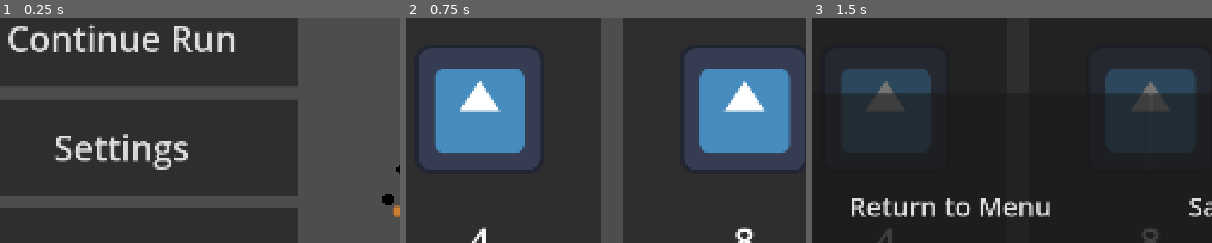
Above: before the commit, frames 1-3 (left to right).
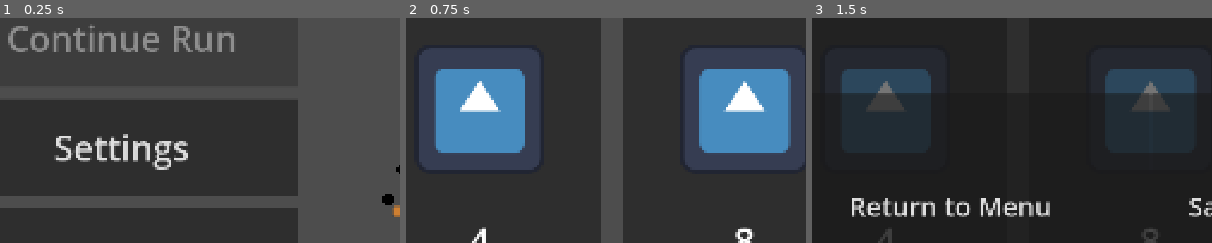
Above: after the commit, the same moments.

Repository: LicasBenjamin/PlinkoMerge
Game: Godot game, scene res://Scenes/MainMenu.tscn
Two runs of this game, one before a commit and one after it. Both use one fixed random seed, a clock stepped at 60 frames per second and the inputs below. The engine's default icon, where the game draws it, is replaced by a stand-in: a white triangle on a blue panel in a dark square.
Inputs (mouse positions are % of the whole screen's width and height, from its top left):
- Up to frame 1 (0.25 s): no input
- Up to frame 2 (0.75 s): click "Start New Run" at 0.5 s
- Up to frame 3 (1.5 s): click (98, 4) at 1.25 s
The pictures show only the part of the screen within x 8-58%, y 33-83%; the shares and areas given below are measured in that part.

The runs differ from the first frame. In frame 1, 2.3% of the frame differs, in the area x 2-59%, y 3-16%; in frame 2, nothing differs; in frame 3, nothing differs.

Commit message:
Finished Saving and Loading
Made it so the saved data can be loaded and that the continue run button works to do that. Did a few other bug fixes with it too but will probably need a couple rehauls later on.

Diff:
--- a/Scenes/MainMenu.tscn
+++ b/Scenes/MainMenu.tscn
@@ -41,6 +41,7 @@
 layout_mode = 2
 size_flags_vertical = 3
 theme_override_font_sizes/font_size = 84
+disabled = true
 text = "Continue Run"
 
 [node name="SettingButton" type="Button" parent="UICanvas/Base/MarginContainer/VBoxContainer" unique_id=283136154]
@@ -60,4 +61,5 @@
 scale = Vector2(1.5, 1.5)
 
 [connection signal="pressed" from="UICanvas/Base/MarginContainer/VBoxContainer/StartButton" to="." method="on_start_button_pressed"]
+[connection signal="pressed" from="UICanvas/Base/MarginContainer/VBoxContainer/ContinueButton" to="." method="_on_continue_button_pressed"]
 [connection signal="pressed" from="UICanvas/Base/MarginContainer/VBoxContainer/QuitButton" to="." method="on_quit_button_pressed"]
--- a/Scenes/enemy_selection.gd
+++ b/Scenes/enemy_selection.gd
@@ -4,13 +4,17 @@
 	$MarginContainer/VBoxContainer/HBoxContainer/EnemyOptionEasy.connect("enemy_selected", on_enemy_selected)
 	$MarginContainer/VBoxContainer/HBoxContainer/EnemyOptionMedium.connect("enemy_selected", on_enemy_selected)
 	$MarginContainer/VBoxContainer/HBoxContainer/EnemyOptionHard.connect("enemy_selected", on_enemy_selected)
-
+	GameManager.round_ended.connect(on_round_ended)
+	if GameManager.loaded:
+		$MarginContainer/VBoxContainer/HBoxContainer/EnemyOptionEasy.set_target(GameManager.enemy_1_value)
+		$MarginContainer/VBoxContainer/HBoxContainer/EnemyOptionMedium.set_target(GameManager.enemy_2_value)
+		$MarginContainer/VBoxContainer/HBoxContainer/EnemyOptionHard.set_target(GameManager.enemy_3_value)
 
 func on_enemy_selected(enemy: EnemyData):
 	GameManager.start_round(enemy)
-	GameManager.set_enemies($MarginContainer/VBoxContainer/HBoxContainer/EnemyOptionEasy.get_target(), $MarginContainer/VBoxContainer/HBoxContainer/EnemyOptionMedium.get_target(), $MarginContainer/VBoxContainer/HBoxContainer/EnemyOptionHard.get_target())
 
-func next_round_button_pressed():
+func on_round_ended():
 	$MarginContainer/VBoxContainer/HBoxContainer/EnemyOptionEasy.scale_enemy()
 	$MarginContainer/VBoxContainer/HBoxContainer/EnemyOptionMedium.scale_enemy()
 	$MarginContainer/VBoxContainer/HBoxContainer/EnemyOptionHard.scale_enemy()
+	GameManager.set_enemies($MarginContainer/VBoxContainer/HBoxContainer/EnemyOptionEasy.get_target(), $MarginContainer/VBoxContainer/HBoxContainer/EnemyOptionMedium.get_target(), $MarginContainer/VBoxContainer/HBoxContainer/EnemyOptionHard.get_target())
--- a/Scenes/game_over_menu.gd
+++ b/Scenes/game_over_menu.gd
@@ -8,3 +8,15 @@
 func on_lost_game():
 	visible = true
 	pause_button.visible = false
+
+func on_main_menu_button_pressed():
+	GameManager.quit_game()
+	var config = ConfigFile.new()
+	config.set_value("player", "coins", Currency.coin)
+	#Saving in the middle of a game resets to before that round
+	config.set_value("player", "current_round", GameManager.current_round if GameManager.current_state == GameManager.State.Idle else GameManager.current_round - 1)
+	config.set_value("enemy", "enemy_1", GameManager.enemy_1_value)
+	config.set_value("enemy", "enemy_2", GameManager.enemy_2_value)
+	config.set_value("enemy", "enemy_3", GameManager.enemy_3_value)
+	config.save("user://save.cfg")
+	get_tree().change_scene_to_file("res://Scenes/MainMenu.tscn")
--- a/Scenes/main_menu.gd
+++ b/Scenes/main_menu.gd
@@ -4,23 +4,15 @@
 	var config = ConfigFile.new()
 	var err = config.load("user://save.cfg")
 	var text = ""
+	var save_round
 	if err == OK:
-		text += "Coins: " + str(config.get_value("player", "coins", 0))
-		text += "\nCurrent Round: " + str(config.get_value("player", "current_round", 0))
-		text += "\nEnemy 1 Value: " + str(config.get_value("enemy", "enemy_1", -1))
-		text += "\nEnemy 2 Value: " + str(config.get_value("enemy", "enemy_2", -1))
-		text += "\nEnemy 3 Value: " + str(config.get_value("enemy", "enemy_3", -1))
+		save_round = config.get_value("player", "current_round", 0)
+		if save_round != 0:
+			$UICanvas/Base/MarginContainer/VBoxContainer/ContinueButton.disabled = false
 	else:
 		text += "No save file found"
 	print(text)
 	pass
-
-#func load_data():
-#	var config = ConfigFile.new()
-#	var err = config.load("user://save.cfg")
-#	if err == OK:
-#		coins = config.get_value("player", "coins", 0)
-#		highest_round = config.get_value("player", "highest_round", 1)
 
 func on_start_button_pressed():
 	get_tree().change_scene_to_file("res://Scenes/main_scene.tscn")
@@ -28,3 +20,30 @@
 
 func on_quit_button_pressed():
 	get_tree().quit()
+
+
+func _on_continue_button_pressed():
+	var config = ConfigFile.new()
+	var err = config.load("user://save.cfg")
+	var text = ""
+	var save_coin
+	var save_round
+	var save_enemy1
+	var save_enemy2
+	var save_enemy3
+	if err == OK:
+		save_coin = config.get_value("player", "coins", 0)
+		text += "Coins: " + str(save_coin)
+		save_round = config.get_value("player", "current_round", 0)
+		text += "\nCurrent Round: " + str(save_round)
+		save_enemy1 = config.get_value("enemy", "enemy_1", -1)
+		text += "\nEnemy 1 Value: " + str(save_enemy1)
+		save_enemy2 = config.get_value("enemy", "enemy_2", -1)
+		text += "\nEnemy 2 Value: " + str(save_enemy2)
+		save_enemy3 = config.get_value("enemy", "enemy_3", -1)
+		text += "\nEnemy 3 Value: " + str(save_enemy3)
+		GameManager.load_save(save_coin, save_round, save_enemy1, save_enemy2, save_enemy3)
+	else:
+		text += "No save file found"
+	print(text)
+	get_tree().change_scene_to_file("res://Scenes/main_scene.tscn")
--- a/Scenes/main_scene.tscn
+++ b/Scenes/main_scene.tscn
@@ -399,13 +399,12 @@
 [connection signal="pressed" from="Camera2D/OverlayUI/PauseBackground/VBoxContainer/HBoxContainer/MainMenuButton" to="Camera2D/OverlayUI/PauseBackground" method="return_to_menu"]
 [connection signal="pressed" from="Camera2D/OverlayUI/PauseBackground/VBoxContainer/HBoxContainer/SaveAndQuitButton" to="Camera2D/OverlayUI/PauseBackground" method="save_and_quit"]
 [connection signal="pressed" from="Camera2D/OverlayUI/PauseButton" to="Camera2D/OverlayUI/PauseBackground" method="toggle_pause_menu"]
-[connection signal="pressed" from="Camera2D/OverlayUI/GameOverBackground/VBoxContainer/HBoxContainer/MainMenuButton" to="Camera2D/OverlayUI/PauseBackground" method="return_to_menu"]
+[connection signal="pressed" from="Camera2D/OverlayUI/GameOverBackground/VBoxContainer/HBoxContainer/MainMenuButton" to="Camera2D/OverlayUI/GameOverBackground" method="on_main_menu_button_pressed"]
 [connection signal="pressed" from="Spawner/coin_drop_button" to="Spawner" method="_on_drop_coin_button_pressed"]
 [connection signal="timeout" from="Spawner/coin_drop_button/Timer" to="Spawner/coin_drop_button" method="_on_timer_timeout"]
 [connection signal="update_coin" from="UI/Inventory" to="Spawner" method="_update_coin"]
 [connection signal="pressed" from="UI/Shop_Button" to="Camera2D" method="shop_button_pressed"]
 [connection signal="pressed" from="UI/Next_Round_Button" to="Camera2D" method="next_round_button_pressed"]
-[connection signal="pressed" from="UI/Next_Round_Button" to="UI/EnemySelection" method="next_round_button_pressed"]
 [connection signal="pressed" from="UI/EnemySelection/MarginContainer/VBoxContainer/HBoxContainer/EnemyOptionEasy" to="Camera2D" method="select_button_pressed"]
 [connection signal="pressed" from="UI/EnemySelection/MarginContainer/VBoxContainer/HBoxContainer/EnemyOptionMedium" to="Camera2D" method="select_button_pressed"]
 [connection signal="pressed" from="UI/EnemySelection/MarginContainer/VBoxContainer/HBoxContainer/EnemyOptionHard" to="Camera2D" method="select_button_pressed"]
--- a/Scenes/pause_menu.gd
+++ b/Scenes/pause_menu.gd
@@ -4,6 +4,7 @@
 	visible = false if visible else true
 
 func return_to_menu():
+	GameManager.quit_game()
 	get_tree().change_scene_to_file("res://Scenes/MainMenu.tscn")
 
 func save_and_quit():
@@ -16,6 +17,7 @@
 	config.set_value("enemy", "enemy_2", GameManager.enemy_2_value)
 	config.set_value("enemy", "enemy_3", GameManager.enemy_3_value)
 	config.save("user://save.cfg")
+	GameManager.quit_game()
 	get_tree().change_scene_to_file("res://Scenes/MainMenu.tscn")
 
 #func save_data():
--- a/Scripts/Game_Manager.gd
+++ b/Scripts/Game_Manager.gd
@@ -40,6 +40,8 @@
 var enemy_1_value
 var enemy_2_value
 var enemy_3_value
+#Loaded Save
+var loaded = false
 
 ##Global Functions
 #Start Round
@@ -75,18 +77,42 @@
 
 	if(current_score >= target_score):
 		end_round()
-	if(chips_dropping == 0 && current_score < target_score):
+	if(chips_dropping == 0 && remaining_chips == 0 && current_score < target_score):
 		notify_loss.emit()
 
 func request_chip():
+	print(str(remaining_chips))
 	if remaining_chips == 0:
 		return false
 	remaining_chips -= 1
 	chips_dropping += 1
 	chip_spawned.emit()
+	if remaining_chips == 0:
+		return false
 	return true
 
 func set_enemies(enemy_1, enemy_2, enemy_3):
 	enemy_1_value = enemy_1
 	enemy_2_value = enemy_2
 	enemy_3_value = enemy_3
+
+func quit_game():
+	current_round = 0
+	current_state = State.Idle
+	current_score = 0
+	target_score = 1
+	remaining_chips = total_chips
+	chips_dropping = 0
+	enemy_1_value = -1
+	enemy_2_value = -1
+	enemy_3_value = -1
+	Currency.coin = 0
+	loaded = false
+
+func load_save(saved_coins, saved_round, enemy1, enemy2, enemy3):
+	Currency.coin = saved_coins
+	current_round = saved_round
+	enemy_1_value = enemy1
+	enemy_2_value = enemy2
+	enemy_3_value = enemy3
+	loaded = true
--- a/Scripts/camera_movement.gd
+++ b/Scripts/camera_movement.gd
@@ -5,6 +5,8 @@
 
 func _ready():
 	GameManager.round_ended.connect(on_round_ended)
+	if GameManager.loaded:
+		position.y = 544
 
 func _go_to_shop():
 	$AnimationPlayer.play("move_to_shop")
--- a/Scripts/currency.gd
+++ b/Scripts/currency.gd
@@ -1,6 +1,6 @@
 extends Node
 
-var coins ={
+var coins : Dictionary ={
 	"bronze" : 0,
 	"silver" : 0,
 	"gold" : 0
--- a/Scripts/spawner.gd
+++ b/Scripts/spawner.gd
@@ -26,13 +26,13 @@
 
 func _on_drop_coin_button_pressed() -> void:
 	#print("Type of object: "+str(inventory.selected_slot.item is ItemData))
-	if !GameManager.request_chip():
-		$coin_drop_button.disabled = true
-		return
 
 	if inventory.selected_slot.item:
 		drop_coin(inventory.selected_slot.item)
 
+	if !GameManager.request_chip():
+		$coin_drop_button.disabled = true
+		return
 
 
 
